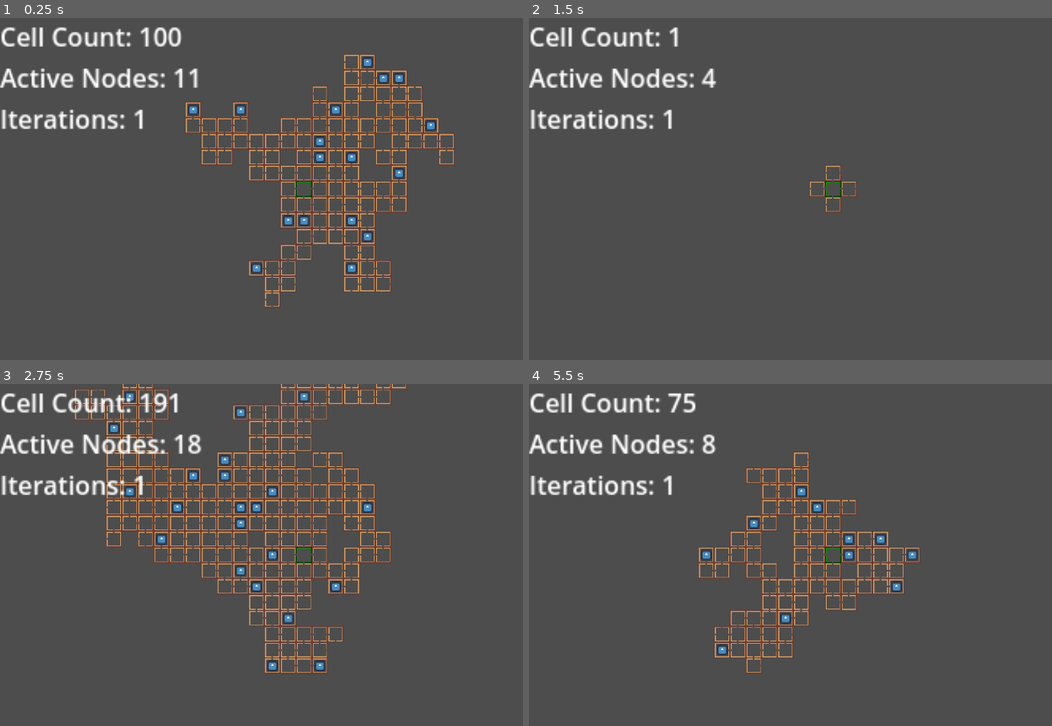
Above: before the commit, frames 1-4 (two rows, left to right).
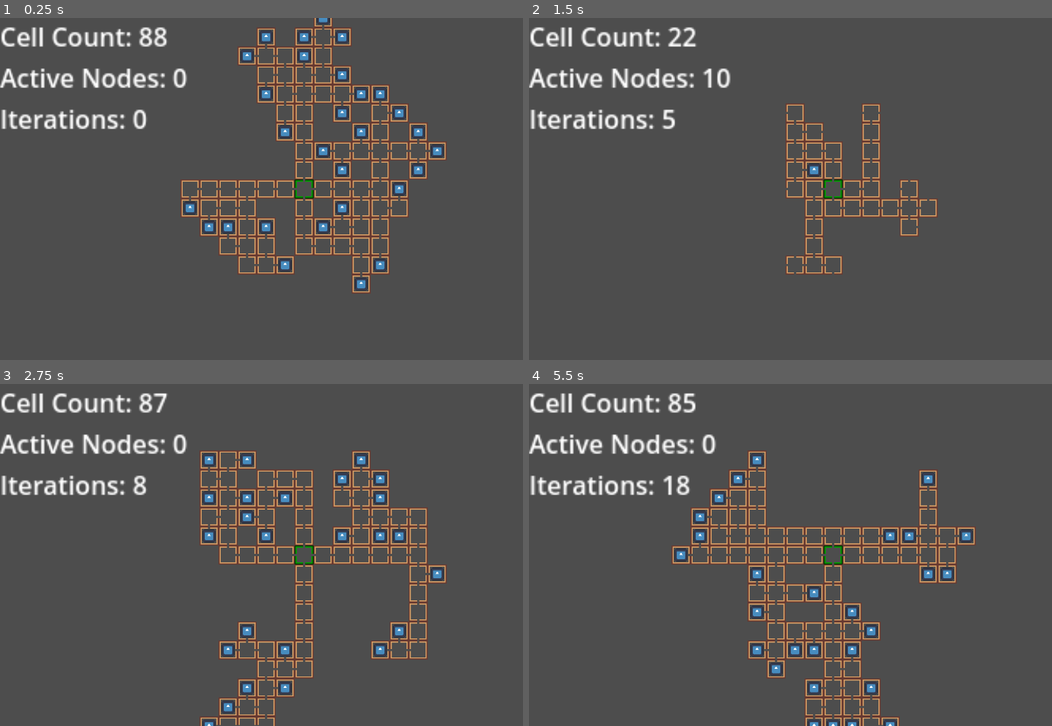
Above: after the commit, the same moments.

Repository: TreacherousDev/Cellular_Procedural_Generation
Game: Godot game, scene res://Scenes/map_generator.tscn
The game is run twice, just before and just after one commit, with the same random seed, the same clock (stepped at 60 frames per second) and the same inputs. The engine's default icon, where the game draws it, is replaced by a stand-in: a white triangle on a blue panel in a dark square.
Inputs:
- Up to frame 1 (0.25 s): no input
- Up to frame 2 (1.5 s): tap Enter (ui_accept) at 0.5, 0.6, 0.77, 1.07, 1.35 s
- Up to frame 3 (2.75 s): tap Enter (ui_accept) at 1.52, 1.82, 2.1 s
- Up to frame 4 (5.5 s): tap Enter (ui_accept) at 2.85, 3.02, 3.32, 3.6, 3.77, 4.07, 4.35, 4.52, 4.82, 5.1 s

The runs differ from the first frame. In frame 1, 13% of the frame differs, in the area x 25-87%, y 0-85%; in frame 2, 3.2%; in frame 3, 16%, in the area x 14-86%, y 0-100%; in frame 4, 11%.
Error before the commit: Cannot call method 'queue_free' on a null value. (res://Code/map_generator.gd:33)

Commit message:
final edits

Diff:
--- a/Code/cell_count.gd
+++ /dev/null
@@ -1,20 +0,0 @@
-extends Label
-
-var count := 1
-var active := 1
-var active_display
-
-func _ready():
-	update_active()
-
-func update_active():
-	pass
-#	active_display = active
-#	await get_tree().create_timer(0.3).timeout
-#	update_active()
-
-# Called every frame. 'delta' is the elapsed time since the previous frame.
-func _physics_process(_delta):
-	count = get_tree().get_nodes_in_group("room").size()
-	active = get_tree().get_nodes_in_group("active").size()
-	text = "Cell Count: " + str(count) + "\nActive Nodes: " + str(active) + "\nIterations: " + str($"../..".iterations)
--- a/Code/map_generator.gd
+++ b/Code/map_generator.gd
@@ -1,38 +1,38 @@
 extends Node2D
 
+
+#i got too lazy to refactor  this one but it's still pretty readable.
+
+
+#you can edit the spawned room by changing the room variable.
+#by default its set to the room with 4 open directions
 var room = load("res://Scenes/Rooms/room_udlr.tscn")
-#i got too lazy to refactor  this one but it's still pretty readable.
-#spawns a central room on first play to start the algorithm, deletes it and retries on clicking enter.
+
+var count := 0
+var active := 0
+var iterations : int = 0
+
 func _ready():
+	create_map()
+
+func _process(delta):
+	$CanvasLayer/Label.text = "Cell Count: " + str(count) + "\nActive Nodes: " + str(active) + "\nIterations: " + str(iterations)
+
+	if Input.is_action_just_pressed("ui_accept"):
+		reset_map()
+		iterations += 1
+
+func _physics_process(delta):
+	count = get_tree().get_nodes_in_group("room").size()
+	active = get_tree().get_nodes_in_group("active").size()
+
+func create_map():
+	#spawns a room on first play to start the algorithm, deletes it and retries on clicking enter.
 	var newRoom = room.instantiate()
 	add_child(newRoom)
 	newRoom.get_node("Sprite2D").modulate = Color(0,1,0)
 
-var active
-var is_zero : bool = false
-var countdown : float = 0.3
-var iterations : int = 1
-# Called every frame. 'delta' is the elapsed time since the previous frame.
-func _process(delta):
-	if Input.is_action_just_pressed("ui_accept"):
-		spawn_room()
-
-	set_deferred("active", get_tree().get_nodes_in_group("active").size())
-	if active == 0:
-		countdown -= delta
-	else:
-		countdown = 0.3
-
-	if countdown < 0 and get_tree().get_nodes_in_group("room").size() > 270:
-		countdown = 0.3
-		iterations += 1
-		pass
-		spawn_room()
-
-func spawn_room():
+func reset_map():
 	get_child(2).queue_free()
-	await get_tree().create_timer(0.1).timeout
-	get_node("CanvasLayer/Label").count = 1
-	var newRoom = room.instantiate()
-	add_child(newRoom)
-	newRoom.get_node("Sprite2D").modulate = Color(0,1,0)
+	await get_tree().process_frame
+	create_map()
--- a/Code/room_spawner.gd
+++ b/Code/room_spawner.gd
@@ -21,14 +21,38 @@
 #bit flag for directions
 var direction_number : int
 
+#rng for random selection
+var rng = RandomNumberGenerator.new()
 #declare map size
-var max_cell_count :int = 300
+var max_cell_count : int = 75
+
+#declare room variables
+var room
+var spawnable_locations := []
+var spawnable_rooms := []
 
 func _ready():
+	initiate_spawn_algorithm()
+
+#executes methods in order. this method is also called by a child when a spawning error occurs, reusing the code.
+#(i.e: 2 rooms are spawned on the same frame and their nodes collide)
+func initiate_spawn_algorithm():
 	set_direction()
-	initiate_spawn_algorithm()
-
-#sets the main direction of room that the node should spawn (opposite of current)
+
+	#time delay between room spawns. per physics frame is the fastest
+	#you can use await get_tree().create_timer(timer_number).timeout for longer delays
+	await get_tree().physics_frame
+
+	setup_variables()
+	detect_spawnable_areas()
+
+	#entirely optional, but good for customization
+	manipulate_map()
+
+	#only spawn rooms at the end of the frame to prevent issues with calculations
+	call_deferred("spawn_rooms")
+
+#sets the must-have direction of the room that this node should spawn (opposite of current)
 #assigns a bit flag for each direction
 func set_direction():
 	match(position):
@@ -45,21 +69,7 @@
 			#Right
 			direction_number = 8
 
-#executes methods in order. this method is also called by a child when a spawning error occurs, reusing the code.
-func initiate_spawn_algorithm():
-	await get_tree().physics_frame
-	setup_variables()
-	detect_spawnable_areas()
-	#entirely optional, but good for customization
-	manipulate_map()
-	call_deferred("spawn_rooms")
-
-#declare room variables
-var room
-var spawnable_locations = []
-var spawnable_rooms = []
-
-#resets state of arrays in case code needs to be reused
+#resets state of arrays to empty in case code needs to be reused
 func setup_variables():
 	spawnable_locations = []
 	spawnable_rooms = []
@@ -81,6 +91,7 @@
 	spawnable_locations.append(direction_number)
 	get_all_combinations(spawnable_locations)
 
+#used to force the branch to only spawn non-closing rooms
 func delete_closer_rooms_from_set():
 	if spawnable_rooms.size() > 1:
 		spawnable_rooms.erase(up)
@@ -90,22 +101,28 @@
 
 #MUST READ!!!
 #manipulate map generation with custom room pool, branch_depth can be used as a condition for more complex shaped maps
-#first number returns a room_type that calls its respective value from the dictionary
-#second number dictates how many times the value should be inserted (more times = better chance of spawning).
-#if you dont want any modifications, clear function body and replace it with pass instead
+#if you dont want any modifications, clear / comment function body and replace it with pass instead
 func manipulate_map():
-	pass
 	#EDITABLE PORTION
 	#USE THIS TO MODIFY SPAWN CONDITIONS
 
-	add_room_to_pool(upleft, 3)
-	add_room_to_pool(upright, 3)
-	add_room_to_pool(downleft, 3)
-	add_room_to_pool(downright, 3)
-
-
+	#FOR add_room_to_pool(room_type: PackedScene, frequency: int)
+	#first parameter is the room type you want to manipulate
+	#second is a number dictates how many times the value should be inserted (more times = better chance of spawning)
+
+	#FOR delete_room_from_pool(room_type: PackedScene)
+	#parameter is the room you want to exclude from spawning
+
+	#you can use if statements that checks for certain variables like the branch depth
+	#or the node's global position to manipulate how the map looks
+
+	#sample:
+	if get_parent().branch_depth < 5:
+		add_room_to_pool(updown, 10)
+		add_room_to_pool(leftright, 10)
 
 #methods to add or delete rooms from selection pool
+#use these inside manipulate_map()
 func add_room_to_pool(room_type: PackedScene, frequency: int):
 	if (spawnable_rooms.has(room_type)):
 		while (frequency > 0):
@@ -115,7 +132,11 @@
 	if (spawnable_rooms.size() > 1):
 		spawnable_rooms.erase(room_type)
 
-#returns an array of all possible spawnable rooms given the preconditions
+
+#the next 2 functions are some magic math stuff that makes it so that the node can only spawn rooms
+#that are appropriate according to its von-Neumann neighbors.
+
+#returns an array of all possible spawnable rooms based on the raycast outputs
 func get_all_combinations(spawn_locs):
 	generate_combinations(spawn_locs, [], 0, spawnable_rooms)
 	return spawnable_rooms
@@ -136,10 +157,10 @@
 	# Exclude current element from the combination
 	generate_combinations(spawn_locs, current_combination, index + 1, result)
 
-#rng for random selection
-var rng = RandomNumberGenerator.new()
-
+#self explanatory
 func spawn_rooms():
+	#since a spawnable_rooms size of 1 means that it only contains a closing room,
+	#so we remove it from the group of active nodes in advance
 	if spawnable_rooms.size() == 1:
 		remove_from_group("active")
 
@@ -150,17 +171,20 @@
 	if (active_nodes <= (8)):
 		delete_closer_rooms_from_set()
 
+	#SPAWNING PROCESS
 	#selects a room to spawn based on the available room selection
 	var num = rng.randi_range(1, spawnable_rooms.size())
-	#spawns a branching room (if possible) if max rooms is not yet achieved, spawns a clsing room if it is.
+
+	#spawns a random available rooom if max rooms is not yet achieved, spawns a closing room if it is.
 	if (cell_count < max_cell_count):
 		room = spawnable_rooms[num-1]
+		max_cell_count -= 1
 	else:
 		room = room_values[direction_number]
 	var newRoom = room.instantiate()
 
 	#deletes the matching spawning node of the child to prevent it from attempting to spawn a room ontop of its parent
-	#free is used instead of queue_free because we dont want it to be added to the active node count, causing the algorithm to break
+	#free is used instead of queue_free because we dont want it to be added to the active node count, whihc will mess up with our calculations
 	match(direction_number):
 		1:
 			newRoom.get_node("Up").free()
@@ -175,14 +199,17 @@
 	#branch depth can be used as a parameter for custom map designs (see manipulate map function)
 	newRoom.branch_depth = get_parent().branch_depth + 1
 	add_child(newRoom)
+
+	#once finished spawning, make inactive.
 	remove_from_group("active")
 
-#if this node collides with another spawner node (which means on the next turn they will have to share the same cell, deletes parents and tries again as to avoid conflict
+#if this node collides with another spawner node (which means on the next turn they will have to share the same cell), deletes parents and tries again as to avoid conflict
 func _on_area_entered(area):
 	if (area.is_in_group("room_spawnpoint")):
 		if (get_parent().branch_depth >= area.get_parent().branch_depth):
 			if (!get_parent().get_parent().is_in_group("active")):
 				remove_from_group("active")
+
 				get_parent().get_parent().add_to_group("active")
 				get_parent().get_parent().call_deferred("initiate_spawn_algorithm")
 				get_parent().queue_free()
--- a/Scenes/map_generator.tscn
+++ b/Scenes/map_generator.tscn
@@ -1,7 +1,6 @@
-[gd_scene load_steps=3 format=3 uid="uid://m4wv4fs4u5q1"]
+[gd_scene load_steps=2 format=3 uid="uid://m4wv4fs4u5q1"]
 
 [ext_resource type="Script" path="res://Code/map_generator.gd" id="1_18msb"]
-[ext_resource type="Script" path="res://Code/cell_count.gd" id="2_mipsd"]
 
 [node name="MapGenerator" type="Node2D"]
 script = ExtResource("1_18msb")
@@ -13,7 +12,6 @@
 offset_bottom = 23.0
 scale = Vector2(3, 3)
 text = "Cell Count:"
-script = ExtResource("2_mipsd")
 
 [node name="Camera2D" type="Camera2D" parent="."]
-zoom = Vector2(1.5, 1.5)
+zoom = Vector2(1.8, 1.8)
